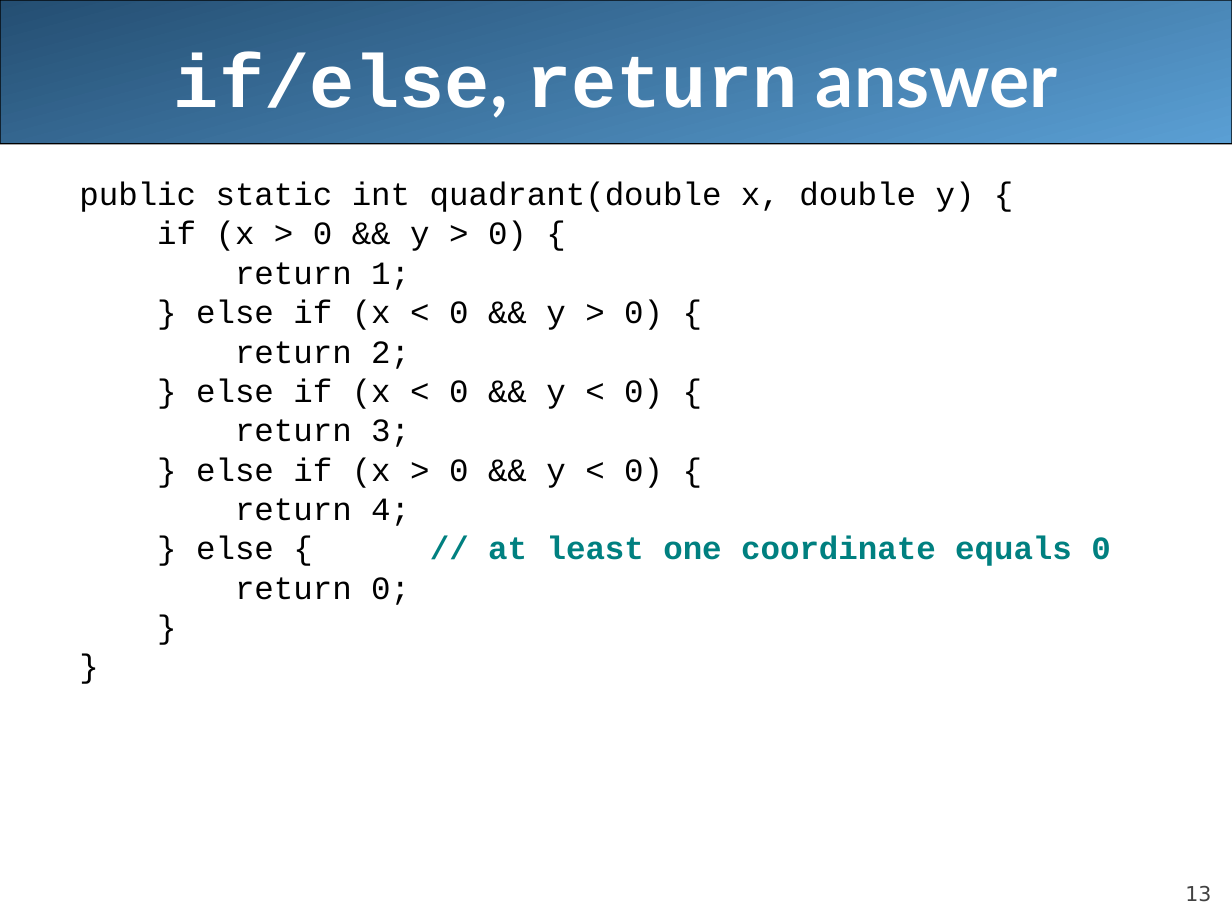
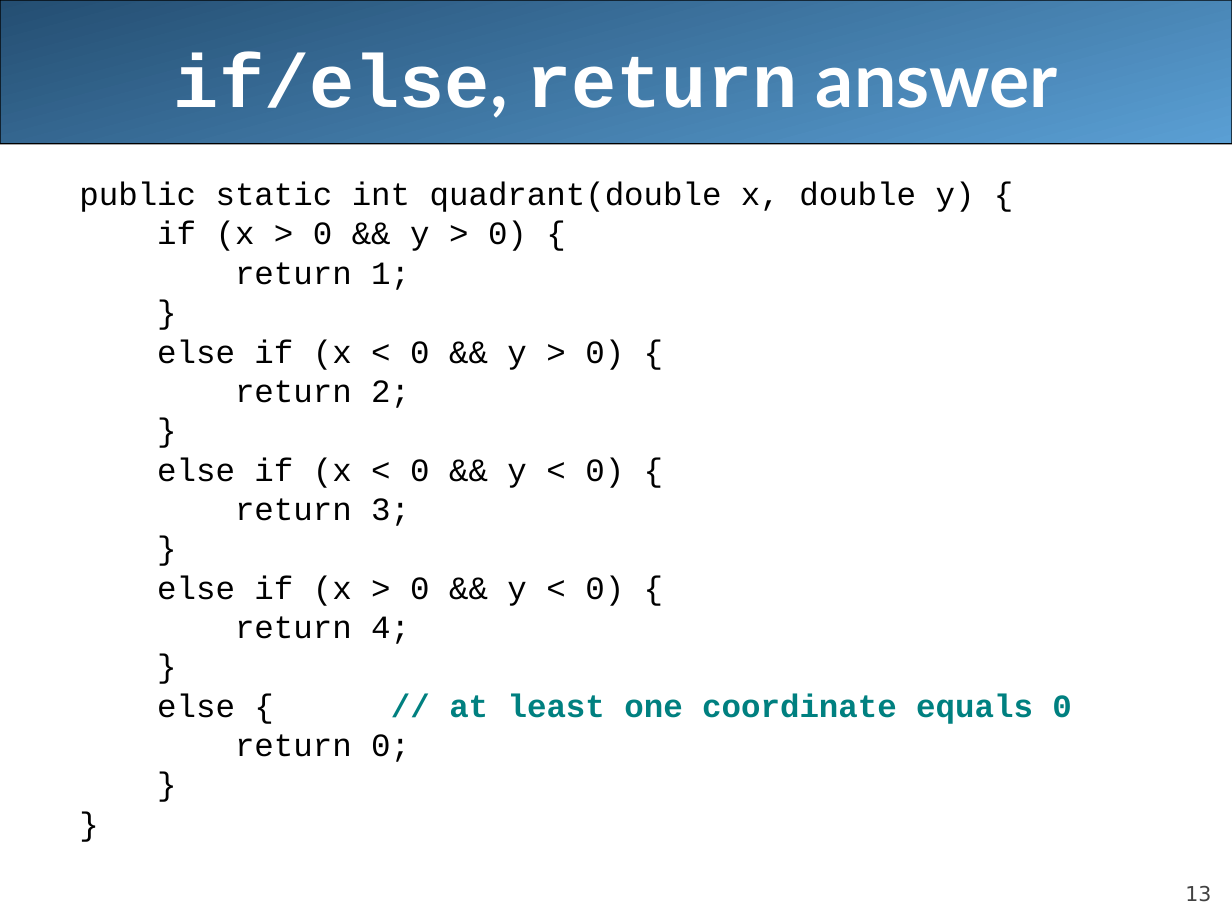
Before and after one commit to LongBaoNguyen/longbaonguyen.github.io, a slide deck: slide 13 of courses/apcsa/lecture9.ppt. Drawn at 1232x924 pixels with LibreOffice and Linux fonts; fonts in the diff are those of the drawing. Boxes give left, top, right and bottom in pixels: in the first picture for what was removed or moved away, otherwise in the second. Text is boxed around its words. In the diff, an @@ line names an element or a change of style, - is before the commit and + after.

```diff
--- a/courses/apcsa/lecture9.ppt
+++ b/courses/apcsa/lecture9.ppt
@@ text at (x1=157, y1=339, x2=624, y2=370): text changed @@
-  } else if (x < 0 && y > 0) {
+  }
+  else if (x < 0 && y > 0) {
@@ text at (x1=157, y1=457, x2=624, y2=488): text changed @@
-  } else if (x < 0 && y < 0) {
+  }
+  else if (x < 0 && y < 0) {
@@ text at (x1=157, y1=575, x2=624, y2=606): text changed @@
-  } else if (x > 0 && y < 0) {
+  }
+  else if (x > 0 && y < 0) {
@@ text at (x1=157, y1=693, x2=1071, y2=724): text changed @@
-  } else { // at least one coordinate equals 0
+  }
+  else { // at least one coordinate equals 0
```
Also in this commit, not shown: 5 other slides changed, 1 other file.
